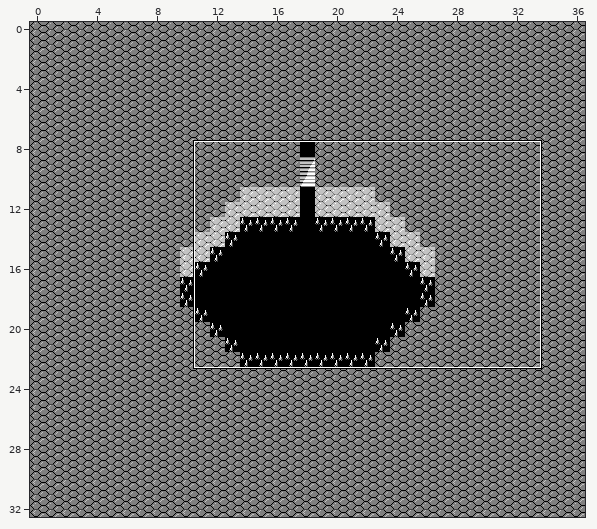
Two states of a Tiled map, saga/res/maps/world5/earth02.tmx. The first picture is a wide view before the edit; the outline marks the close-up.
Close-up. Earlier state:
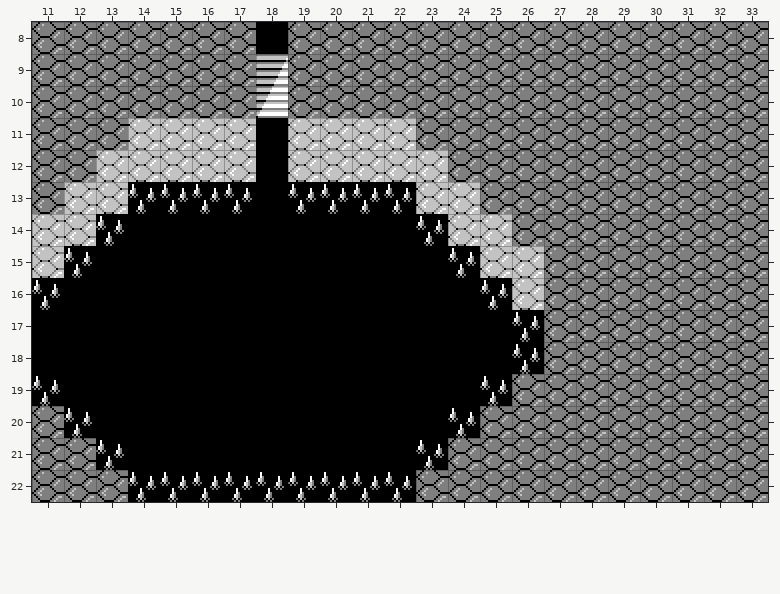
Cells are 16x16 px. Shown: x 11..33, y 8..22.
After the commit:
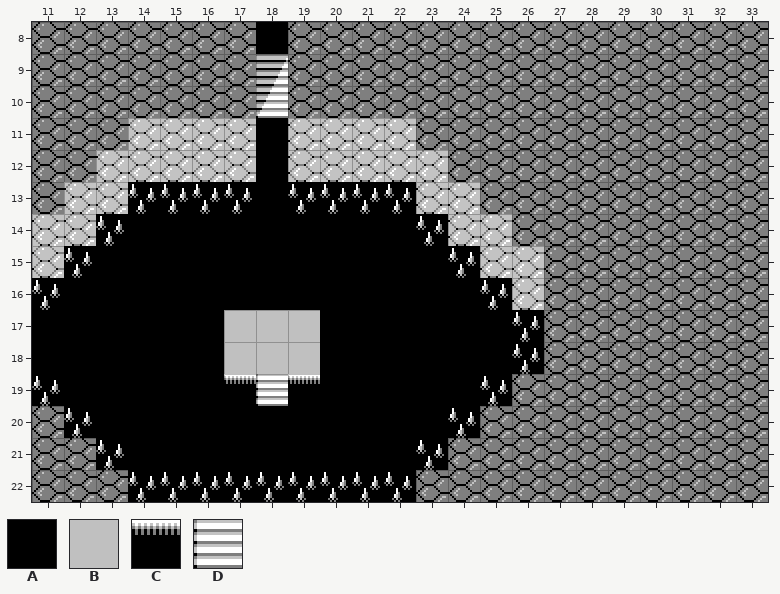
Key: from "lower": A 55, B 71, C 74, D 78.
_ is an empty cell.
Diff:
{"where": "layer \"Tile Layer 1\""}
{"y":17,"x":17,"old":"AAA","new":"BBB"}
{"y":18,"x":17,"old":"AAA","new":"BBB"}
{"y":19,"x":17,"old":"AAA","new":"CDC"}
